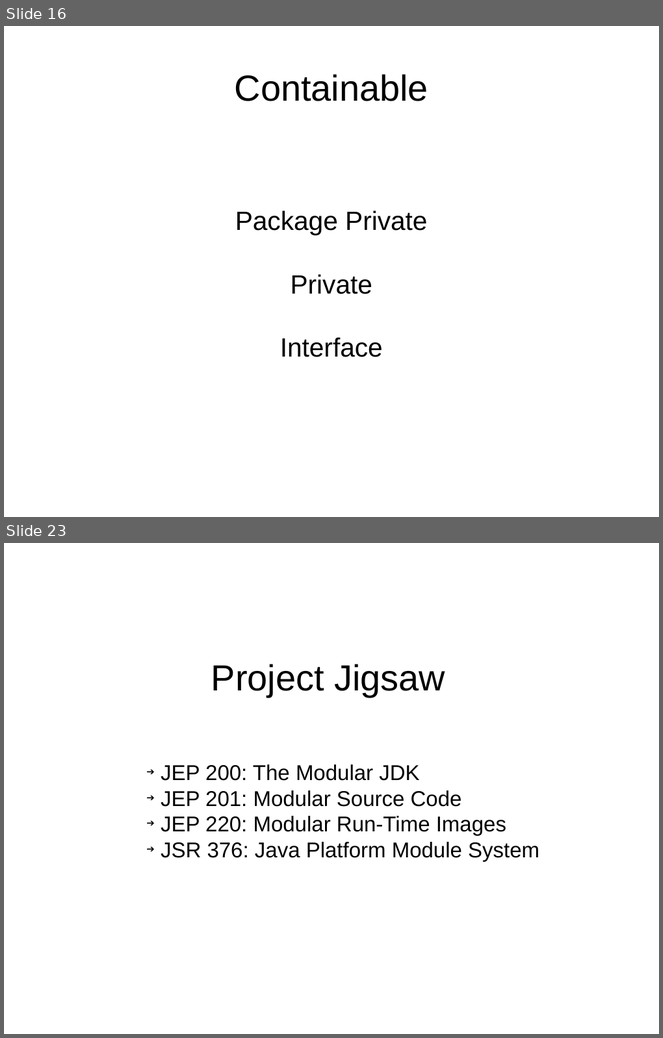
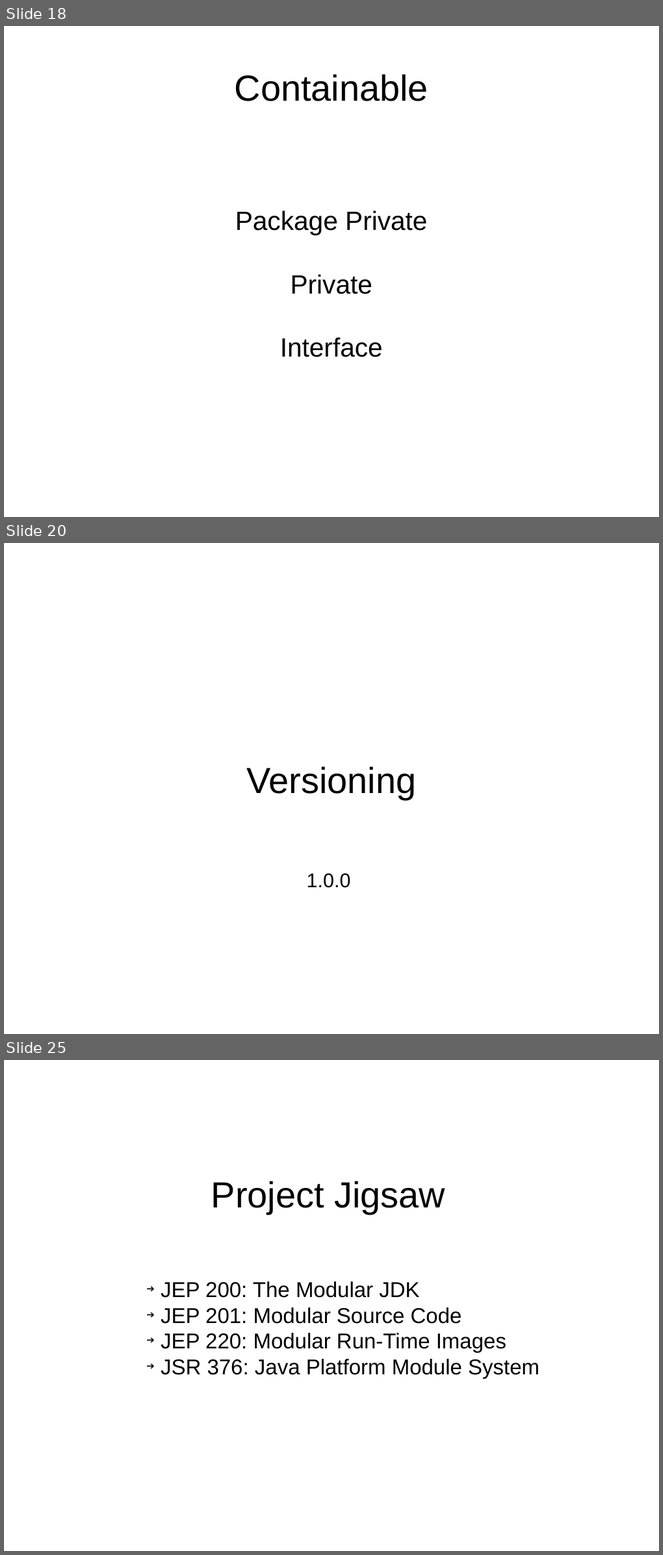
Before and after one commit to bobpaulin/whats-my-modularity, a slide deck: presentation/WhatsMyModularity.odp. Shown one above the other, each under a label of ours: slides 16 and 23 before the commit, slides 18, 20 and 25 after it; the slides between them are not shown. The pictures are 663x1038 and 663x1555 pixels, drawn with LibreOffice and Linux fonts; fonts in the diff are those of the drawing. Boxes give left, top, right and bottom in pixels: in the first picture for what was removed or moved away, otherwise in the second. Text is boxed around its words. In the diff, an @@ line names an element or a change of style, - is before the commit and + after.

```diff
--- a/presentation/WhatsMyModularity.odp
+++ b/presentation/WhatsMyModularity.odp
@@ slide 20 added at (x1=4, y1=543, x2=659, y2=1034), background #FFFFFF @@
@@ title added at (x1=246, y1=767, x2=416, y2=800), 44 pt, text #000000 @@
+Versioning
@@ text added at (x1=307, y1=873, x2=351, y2=888), 24 pt, text #000000 @@
+1.0.0
@@ what was slide 16 is now slide 18 @@
@@ what was slide 23 is now slide 25 @@
```
Also in this commit, not shown: 20 slides changed, 6 other slides added, 3 slides removed.
